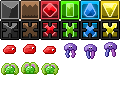
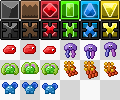
Before/after of a 120x100 layered artwork. What changed in the layer stack:
added layer "Layer 8" in group "enemies" over [64, 61, 118, 79]
painted on "Layer 7" over [2, 82, 58, 94]
showed "Layer 1" over [0, 0, 120, 100]
